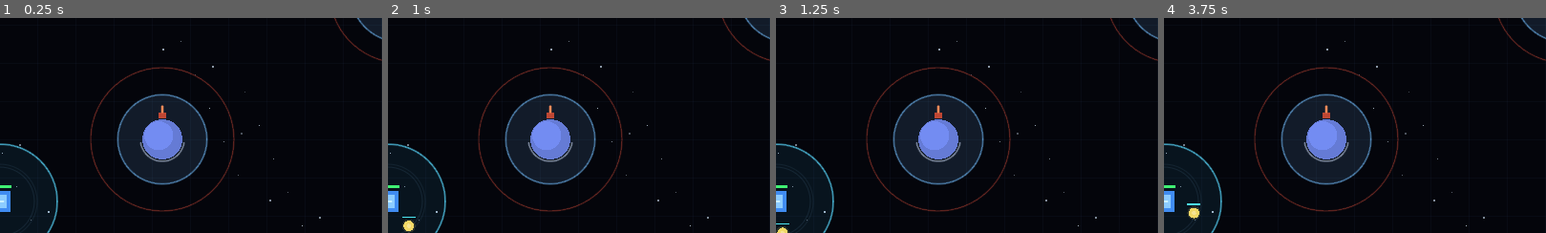
Above: before the commit, frames 1-4 (left to right).
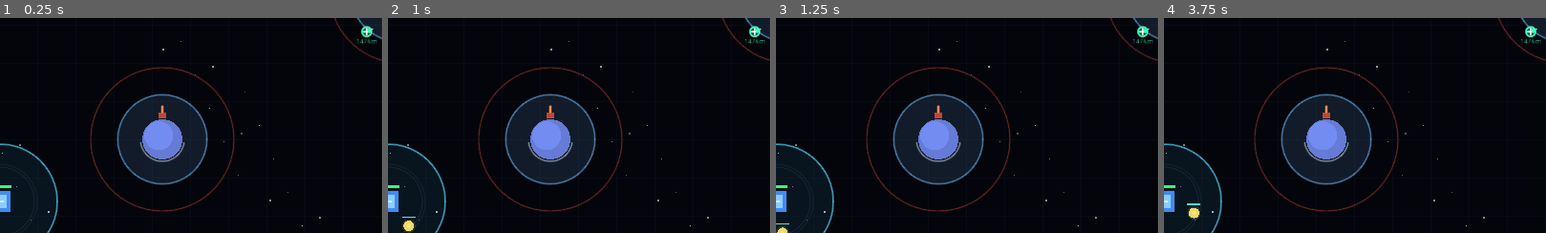
Above: after the commit, the same moments.

Repository: fingertip123/CGJ2026
Game: Godot game, scene res://scenes/Main.tscn
Same seed, same stepped clock (60 frames per second), same inputs: the game is played once before the commit and once after it.
Inputs:
- Up to frame 1 (0.25 s): no input
- Up to frame 2 (1 s): click "[Drone] Strike Escort 20 G" at 0.5 s
- Up to frame 3 (1.25 s): no input
- Up to frame 4 (3.75 s): click "[Drone] Beam Escort 25 G" at 1.25 s; click "Refresh All (15 G)" at 2 s; click "Reset (R)" at 2.75 s; click "[Drone] Strike Escort 20 G" at 3.5 s
The pictures show only the part of the screen within x 50-100%, y 7-57%; the shares and areas given below are measured in that part.

The runs differ from the first frame. In frame 1, 0.2% of the frame differs, in the area x 93-99%, y 3-12%; in frame 2, 0.2%; in frame 3, 0.2%; in frame 4, 0.2%.

Commit message:
[feature] 增加小图标 指向锚地的位置

Diff:
--- a/scenes/Main.tscn
+++ b/scenes/Main.tscn
@@ -8,6 +8,7 @@
 [ext_resource path="res://scripts/background.gd" type="Script" id=6]
 [ext_resource path="res://scenes/Planet.tscn" type="PackedScene" id=7]
 [ext_resource path="res://scenes/AnchorPoint.tscn" type="PackedScene" id=8]
+[ext_resource path="res://scripts/anchor_indicator.gd" type="Script" id=9]
 
 [node name="Main" type="Node2D"]
 script = ExtResource( 1 )
@@ -64,6 +65,12 @@
 position = Vector2( 1591, 8 )
 
 [node name="UiLayer" type="CanvasLayer" parent="."]
+
+[node name="AnchorIndicator" type="Control" parent="UiLayer"]
+anchor_right = 1.0
+anchor_bottom = 1.0
+mouse_filter = 2
+script = ExtResource( 9 )
 
 [node name="Panel" type="Panel" parent="UiLayer"]
 margin_left = 12.0
--- /dev/null
+++ b/scripts/anchor_indicator.gd
@@ -0,0 +1,112 @@
+extends Control
+
+export(float) var nEdgeMargin = 32.0
+export(float) var nIconRadius = 11.0
+export(Color) var oFillColor = Color(0.1, 0.95, 0.65, 0.28)
+export(Color) var oRingColor = Color(0.25, 1.0, 0.75, 0.9)
+export(Color) var oCrossColor = Color(0.85, 1.0, 0.92, 0.95)
+
+var pAnchor = null
+var pShip = null
+var bEnabled = true
+
+func Setup(pAnchorNode, pShipNode) -> void:
+    pAnchor = pAnchorNode
+    pShip = pShipNode
+    _RefreshVisibility()
+
+func SetIndicatorVisible(bShow: bool) -> void:
+    bEnabled = bShow
+    _RefreshVisibility()
+
+func _ready() -> void:
+    mouse_filter = Control.MOUSE_FILTER_IGNORE
+    rect_min_size = get_viewport_rect().size
+
+func _process(_delta: float) -> void:
+    _RefreshVisibility()
+
+func _RefreshVisibility() -> void:
+    if not bEnabled or pAnchor == null:
+        visible = false
+        return
+
+    var bOnScreen = _IsAnchorOnScreen()
+    var bShouldShow = not bOnScreen
+    if visible != bShouldShow:
+        visible = bShouldShow
+    if visible:
+        update()
+
+func _IsAnchorOnScreen() -> bool:
+    var oBounds = _GetEdgeBounds()
+    if oBounds.size.x <= 0.0 or oBounds.size.y <= 0.0:
+        return false
+    return oBounds.has_point(_WorldToLocal(pAnchor.global_position))
+
+func _GetEdgeBounds() -> Rect2:
+    return Rect2(
+        nEdgeMargin,
+        nEdgeMargin,
+        rect_size.x - nEdgeMargin * 2.0,
+        rect_size.y - nEdgeMargin * 2.0
+    )
+
+func _WorldToLocal(vWorldPos: Vector2) -> Vector2:
+    var vCanvas = get_viewport().get_canvas_transform().xform(vWorldPos)
+    return vCanvas - rect_global_position
+
+func _draw() -> void:
+    if not visible or pAnchor == null:
+        return
+
+    var oBounds = _GetEdgeBounds()
+    if oBounds.size.x <= 0.0 or oBounds.size.y <= 0.0:
+        return
+
+    var vAnchorLocal = _WorldToLocal(pAnchor.global_position)
+    var vCenter = oBounds.get_center()
+    var vToAnchor = vAnchorLocal - vCenter
+    if vToAnchor.length_squared() <= 0.001:
+        vToAnchor = Vector2.UP
+    var vPointerDir = vToAnchor.normalized()
+    var vDrawPos = _ClampToRectEdge(vCenter, vPointerDir, oBounds)
+
+    _DrawAnchorIcon(vDrawPos, vPointerDir)
+
+    var nDistance = pShip.global_position.distance_to(pAnchor.global_position) if pShip != null else 0.0
+    var sDistance = "%dm" % int(round(nDistance))
+    var oFont = get_font("font")
+    if oFont != null:
+        var vTextSize = oFont.get_string_size(sDistance)
+        var vTextPos = vDrawPos + Vector2(-vTextSize.x * 0.5, nIconRadius + 14.0)
+        draw_string(oFont, vTextPos, sDistance, oRingColor)
+
+func _DrawAnchorIcon(vPos: Vector2, vPointerDir: Vector2) -> void:
+    var nRadius = nIconRadius * 0.9
+    draw_circle(vPos, nRadius, oFillColor)
+    draw_arc(vPos, nRadius, 0.0, TAU, 24, oRingColor, 2.0, true)
+    draw_line(vPos + Vector2(-7, 0), vPos + Vector2(7, 0), oCrossColor, 2.0, true)
+    draw_line(vPos + Vector2(0, -7), vPos + Vector2(0, 7), oCrossColor, 2.0, true)
+
+    if vPointerDir.length_squared() > 0.001:
+        var vTip = vPos + vPointerDir * (nRadius + 7.0)
+        var vSide = Vector2(-vPointerDir.y, vPointerDir.x) * 5.0
+        draw_colored_polygon(
+            PoolVector2Array([vTip, vPos + vPointerDir * 2.0 + vSide, vPos + vPointerDir * 2.0 - vSide]),
+            oRingColor
+        )
+
+func _ClampToRectEdge(vCenter: Vector2, vDir: Vector2, oRect: Rect2) -> Vector2:
+    var nBestT = INF
+    if abs(vDir.x) > 0.0001:
+        var nTx = (oRect.position.x - vCenter.x) / vDir.x if vDir.x < 0.0 else (oRect.position.x + oRect.size.x - vCenter.x) / vDir.x
+        if nTx >= 0.0:
+            nBestT = min(nBestT, nTx)
+    if abs(vDir.y) > 0.0001:
+        var nTy = (oRect.position.y - vCenter.y) / vDir.y if vDir.y < 0.0 else (oRect.position.y + oRect.size.y - vCenter.y) / vDir.y
+        if nTy >= 0.0:
+            nBestT = min(nBestT, nTy)
+    if nBestT == INF:
+        return vCenter
+    return vCenter + vDir * nBestT
--- a/scripts/game.gd
+++ b/scripts/game.gd
@@ -19,6 +19,7 @@
 onready var pSpeedLabel = $UiLayer/Panel/VBox/SpeedLabel
 onready var pSpeedSlider = $UiLayer/Panel/VBox/SpeedSlider
 onready var pBackground = $BackgroundLayer/Background
+onready var pAnchorIndicator = $UiLayer/AnchorIndicator
 
 const DroneEscortScene = preload("res://scenes/DroneEscort.tscn")
 const UnitData = preload("res://scripts/unit_data.gd")
@@ -61,6 +62,7 @@
     pRoute.SetPreviewLaunchSpeed(pShip.nLaunchSpeed)
     vParallaxOrigin = pShip.global_position
     pBackground.SetCameraOffset(Vector2.ZERO)
+    pAnchorIndicator.Setup(pAnchorPoint, pShip)
     _SetupPlanets()
     pSpawnManager.Setup(self, pRoute, pShip)
     _RollCardPool()
@@ -203,6 +205,7 @@
 
 func _OnShipReachedGoal() -> void:
     pShip.StopMarch()
+    pAnchorIndicator.SetIndicatorVisible(false)
     _SetPhase(GamePhase.WIN)
     pResultLabel.text = "Anchor reached! Mission complete."
     pResultLabel.add_color_override("font_color", Color(0.45, 0.95, 0.55))
Not shown: 1 places in scenes/Main.tscn that only renumber resources
